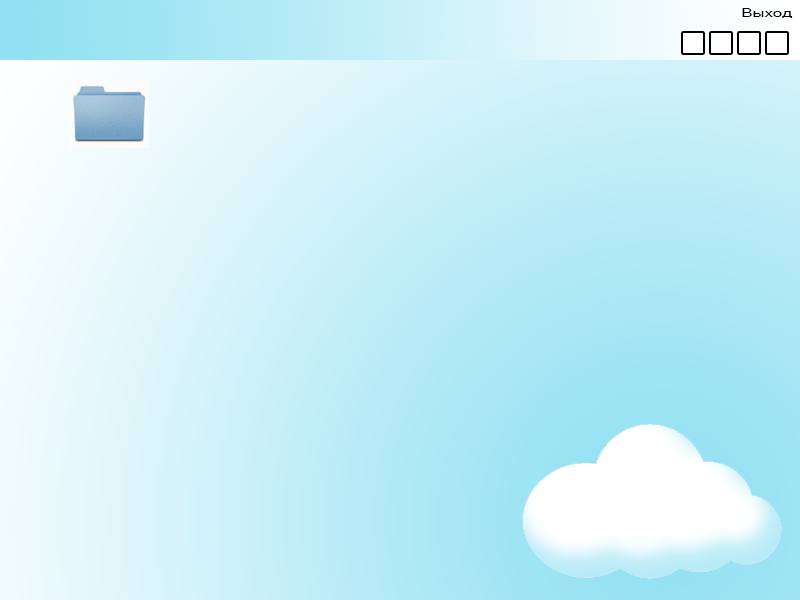
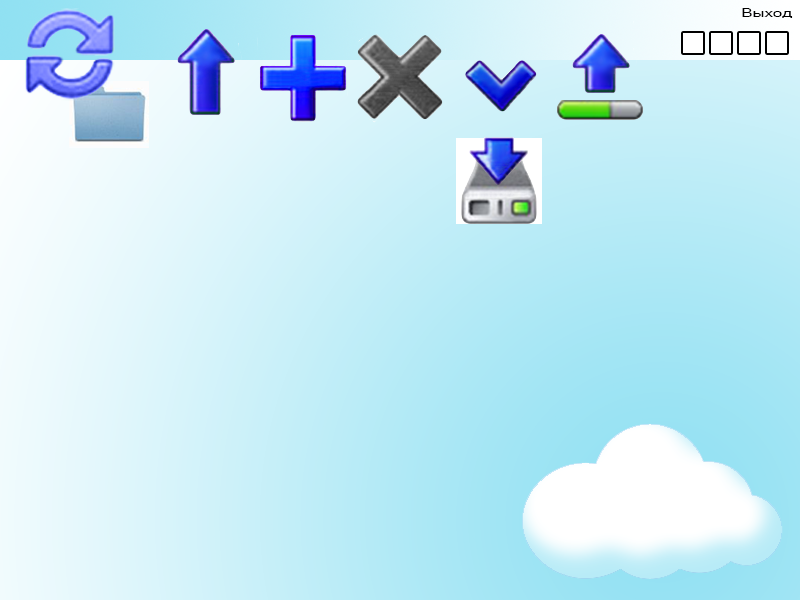
Comparing the layer stacks of the two w=800, h=600 images. Changes:
added layer "Загрузка" (1st of 2) above "Вверх" over box(465, 60, 556, 112)
added layer "Вверх" above "Добавить" over box(177, 29, 242, 115)
added layer "Добавить" above "Удалить" over box(257, 33, 348, 123)
added layer "Удалить" above "Загрузка" over box(357, 33, 446, 123)
added layer "Загрузка" (2nd of 2) above "Загрузка на комп" over box(25, 8, 115, 101)
added layer "Загрузка на комп" above "Загрузка 2" over box(461, 137, 537, 224)
added layer "Загрузка 2" above "рамка" over box(557, 21, 643, 120)
added layer "рамка" above "папка" over box(456, 138, 542, 224)
